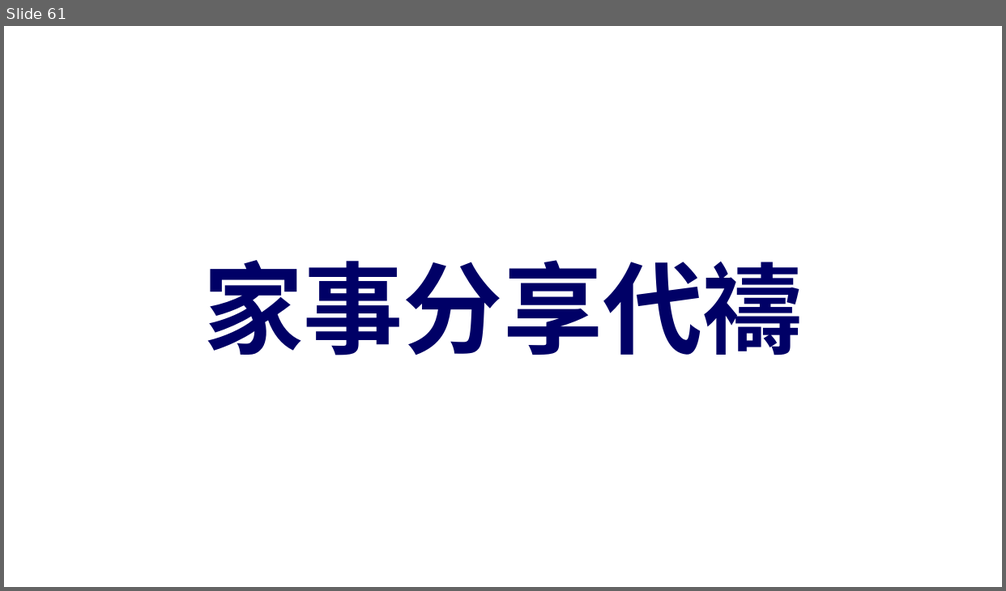
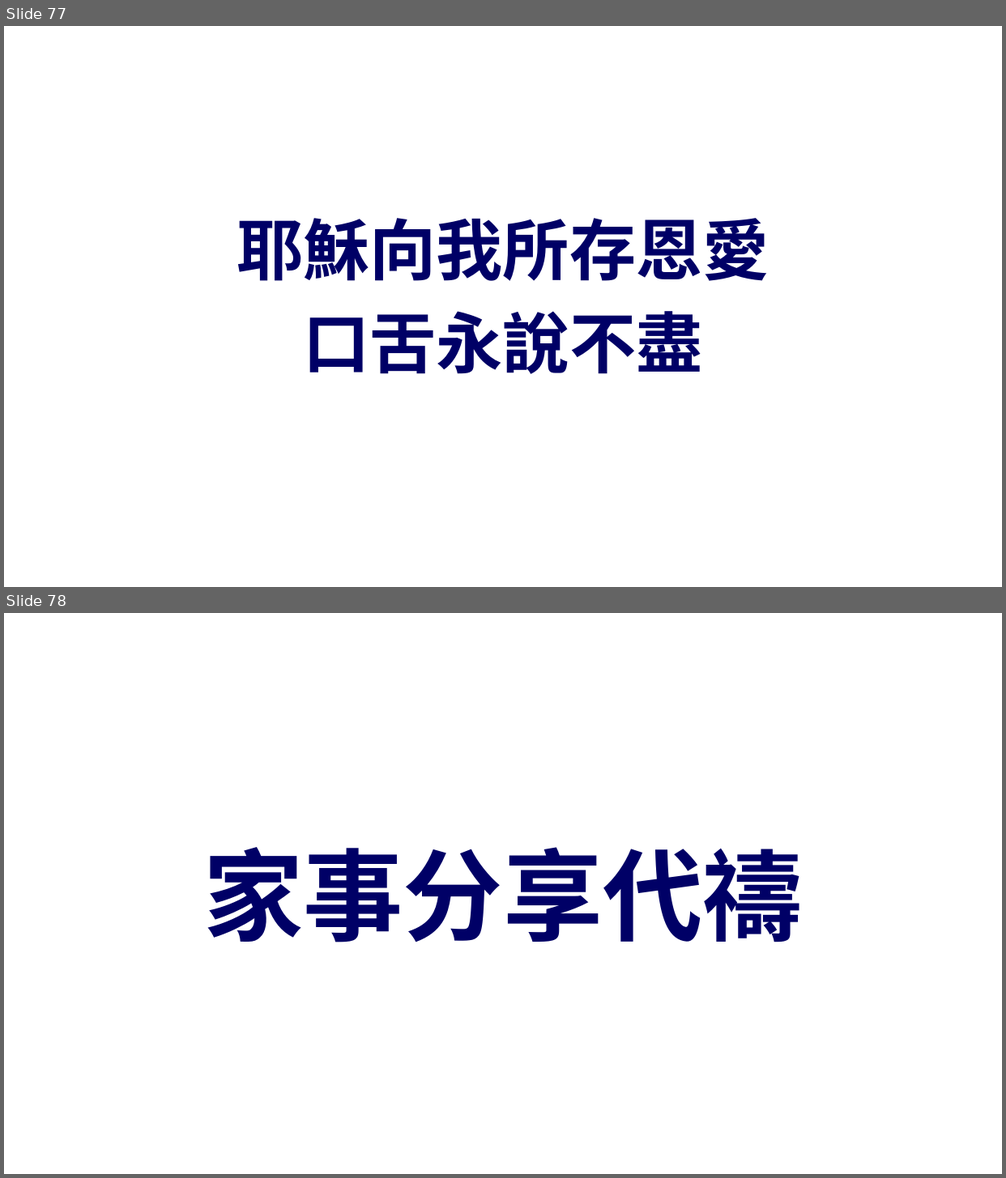
Before and after one commit to batisuoc/other-ppts, a slide deck: 崇拜流程_聖餐禮version.pptx. Shown one above the other, each under a label of ours: slide 61 before the commit, slides 77 and 78 after it. The pictures are 1006x591 and 1006x1178 pixels, drawn with LibreOffice and Linux fonts; fonts in the diff are those of the drawing; background and template pictures are left out. Boxes give left, top, right and bottom in pixels: in the first picture for what was removed or moved away, otherwise in the second. Text is boxed around its words. In the diff, an @@ line names an element or a change of style, - is before the commit and + after.

```diff
--- a/崇拜流程_聖餐禮version.pptx
+++ b/崇拜流程_聖餐禮version.pptx
@@ slide 77 added at (4,26,1002,587), background picture (left out) @@
@@ text added at (236,218,769,374), 48 pt, text #000066, bold @@
+耶穌向我所存恩愛
+口舌永說不盡
@@ what was slide 61 is now slide 78 @@
```
Also in this commit, not shown: 16 other slides added.
